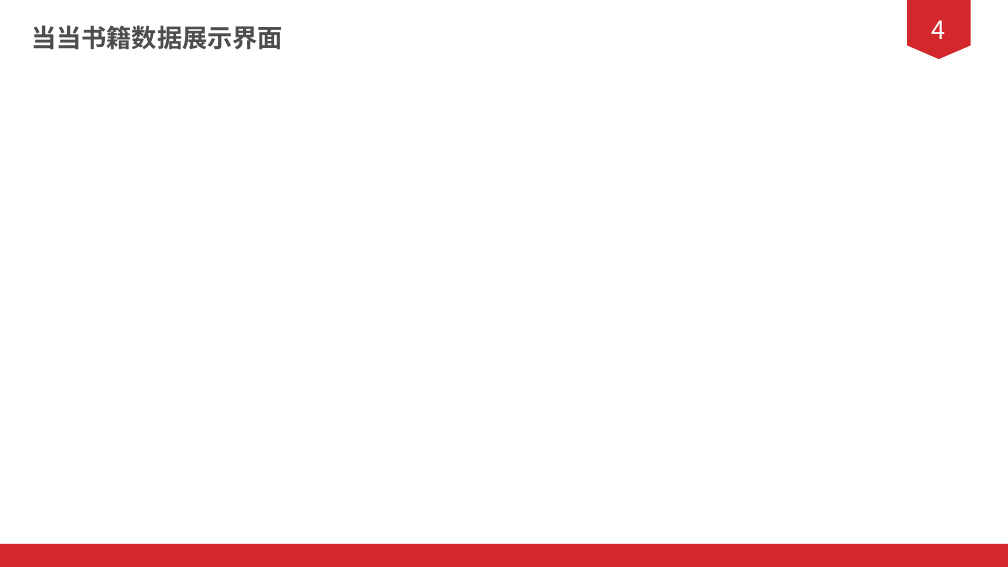
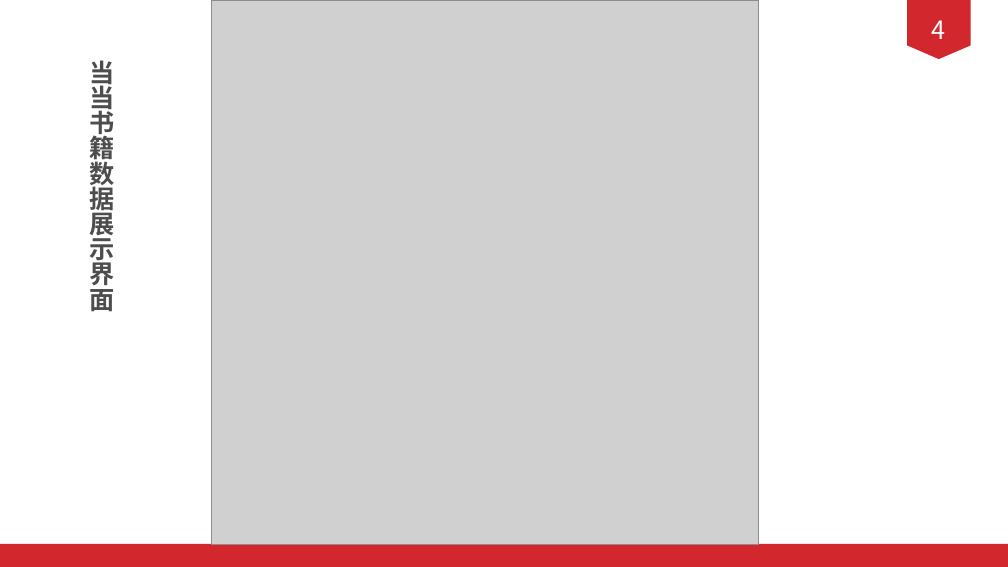
Before and after one commit to 1AKO1/2020shixun, a slide deck: slide 21 of doc/PPT/答辩ppt.pptx (slide 20 before the commit). Drawn at 1008x567 pixels with LibreOffice and Linux fonts; fonts in the diff are those of the drawing; grey boxes stand for pictures. Boxes give left, top, right and bottom in pixels: in the first picture for what was removed or moved away, otherwise in the second. Text is boxed around its words. In the diff, an @@ line names an element or a change of style, - is before the commit and + after.

Commit message:
答辩ppt（豆瓣图书数据展示界面需要更新，当当数据查询界面尽可能优化）

```diff
--- a/doc/PPT/答辩ppt.pptx
+++ b/doc/PPT/答辩ppt.pptx
@@ picture added at <box>212,0,758,544</box> @@
@@ text "当当书籍数据展示界面" rewrapped from <box>31,25,283,50</box> to <box>89,60,114,311</box> @@
```
Also in this commit, not shown: 13 other slides changed, 1 slide added, 16 slides removed.
